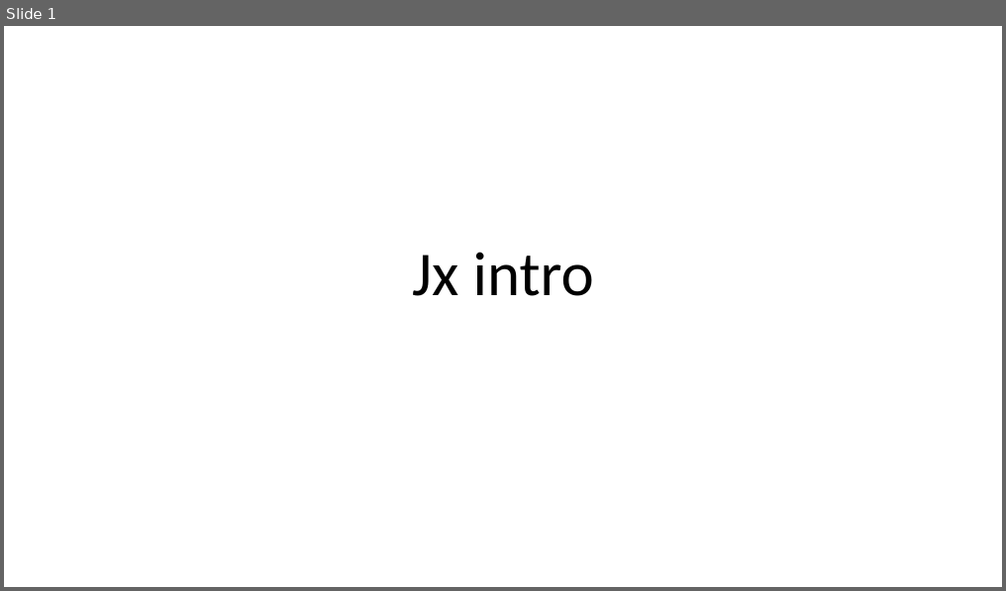
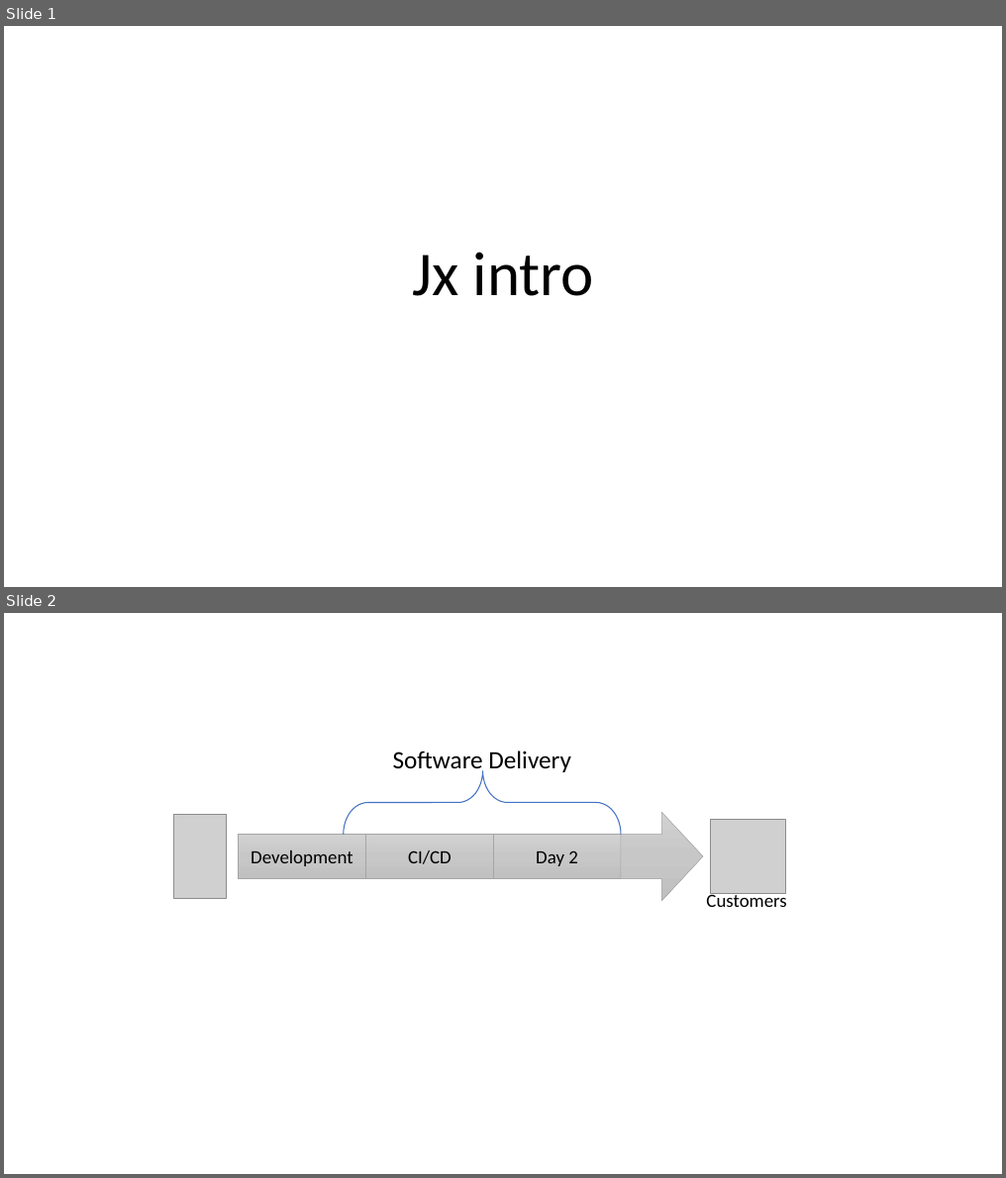
Before and after one commit to tonygilkerson/OpsDoc, a slide deck: docs/decks/jx-intro/jx-into.pptx. Shown one above the other, each under a label of ours: slide 1 before the commit, slides 1 and 2 after it. The pictures are 1006x591 and 1006x1178 pixels, drawn with LibreOffice and Linux fonts; fonts in the diff are those of the drawing; grey boxes stand for pictures. Boxes give left, top, right and bottom in pixels: in the first picture for what was removed or moved away, otherwise in the second. Text is boxed around its words. In the diff, an @@ line names an element or a change of style, - is before the commit and + after.

```diff
--- a/docs/decks/jx-intro/jx-into.pptx
+++ b/docs/decks/jx-intro/jx-into.pptx
@@ slide 2 added at <box>4,613,1002,1174</box>, background #FFFFFF @@
@@ text added at <box>393,751,571,774</box>, 24 pt, text #000000 @@
+Software Delivery
@@ left brace added at <box>344,771,621,835</box>, outline #4472C4 1 pt @@
@@ picture added at <box>174,814,227,898</box> @@
@@ right arrow added at <box>621,812,703,900</box>, fill gradient #D2D2D2 to #C8C8C8 to #C0C0C0, outline #A5A5A5 0.5 pt @@
@@ picture added at <box>711,819,785,894</box> @@
@@ rectangle added at <box>239,835,365,878</box>, fill gradient #D2D2D2 to #C8C8C8 to #C0C0C0, outline #A5A5A5 0.5 pt, 18 pt, text #000000 @@
+Development
@@ rectangle added at <box>366,835,494,878</box>, fill gradient #D2D2D2 to #C8C8C8 to #C0C0C0, outline #A5A5A5 0.5 pt, 18 pt, text #000000 @@
+CI/CD
@@ rectangle added at <box>494,835,621,878</box>, fill gradient #D2D2D2 to #C8C8C8 to #C0C0C0, outline #A5A5A5 0.5 pt, 18 pt, text #000000 @@
+Day 2
@@ text added at <box>706,892,786,907</box>, 18 pt, text #000000 @@
+Customers
```
Also in this commit, not shown: 3 other slides added, 9 other files.
